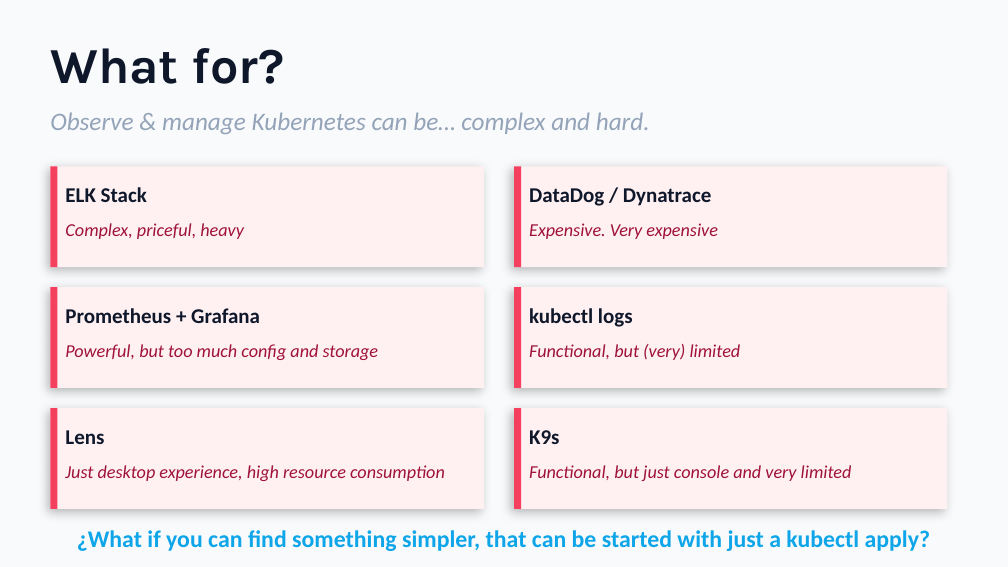
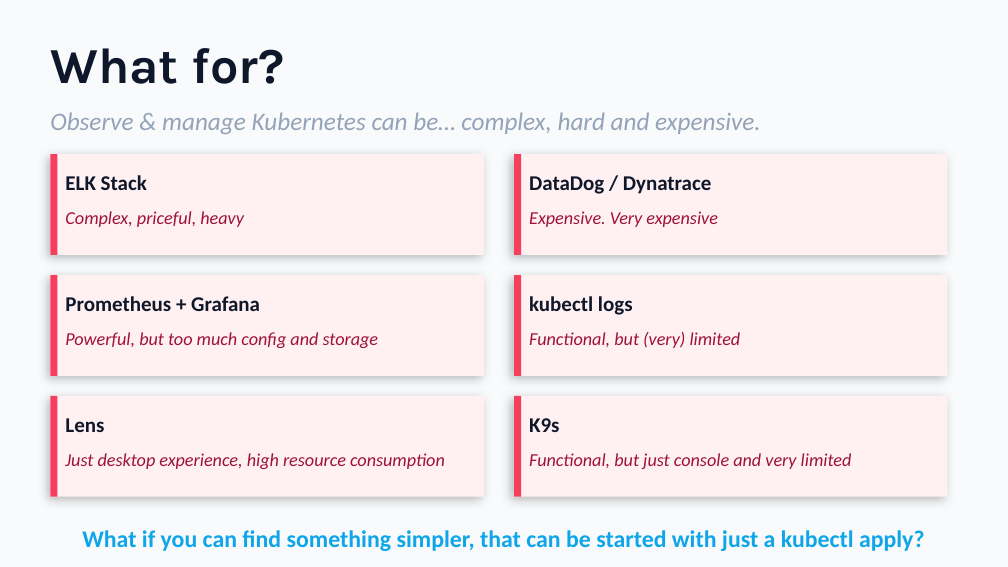
Before and after one commit to kwirthmagnify/kwirth, a slide deck: slide 2 of docs/_media/kwirth_presentation.pptx. Drawn at 1008x567 pixels with LibreOffice and Linux fonts; fonts in the diff are those of the drawing. Boxes give left, top, right and bottom in pixels: in the first picture for what was removed or moved away, otherwise in the second. Text is boxed around its words. In the diff, an @@ line names an element or a change of style, - is before the commit and + after.

```diff
--- a/docs/_media/kwirth_presentation.pptx
+++ b/docs/_media/kwirth_presentation.pptx
@@ text at [50, 112, 760, 134]: text changed @@
-Observe & manage Kubernetes can be… complex and hard.
+Observe & manage Kubernetes can be… complex, hard and expensive.
@@ 12 texts, 12 rectangles: place and size @@
-12 texts, 12 rectangles at [50, 166, 948, 509]
+12 texts, 12 rectangles at [50, 154, 948, 497]
@@ text at [82, 530, 924, 551]: text changed @@
-¿What if you can find something simpler, that can be started with just a kubectl apply?
+What if you can find something simpler, that can be started with just a kubectl apply?
```
Also in this commit, not shown: 8 other slides changed, 17 other files.
